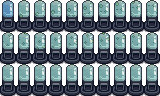
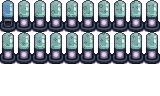
Layered file, before and after one edit (160×96). Changes by layer:
added layer "Layer 150" above "Layer 130" over [5, 20, 155, 57]
added layer "Layer 130" above "Layer 52 copy" over [4, 20, 156, 58]
painted on "Layer 52 copy" over [0, 64, 160, 96]
removed layer "Layer 107" over [123, 44, 157, 49]
renamed "Layer 106" to "Layer 109", painted on it over [20, 2, 157, 49]
painted on "Layer 87" over [0, 64, 160, 89]
